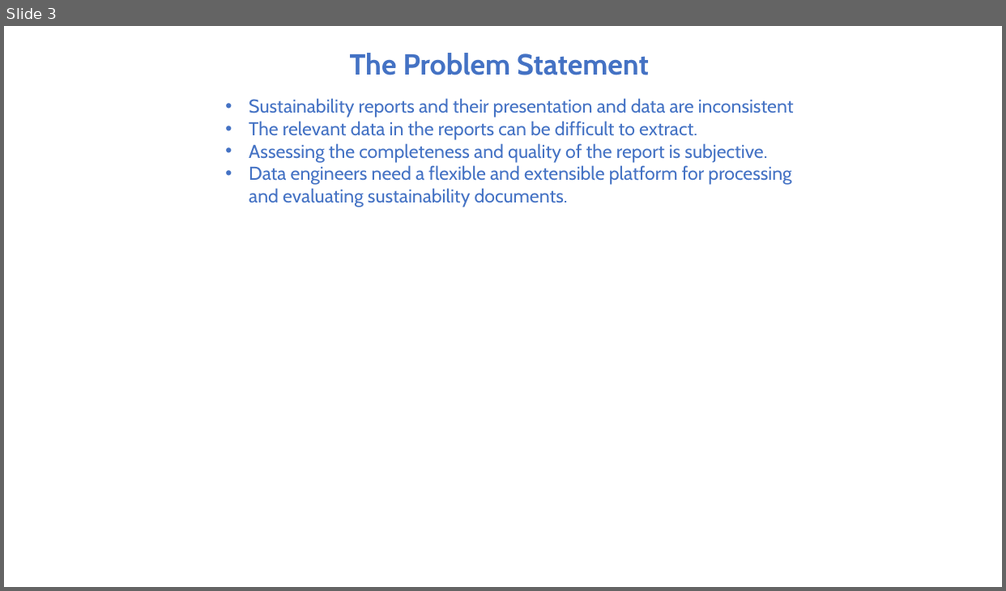
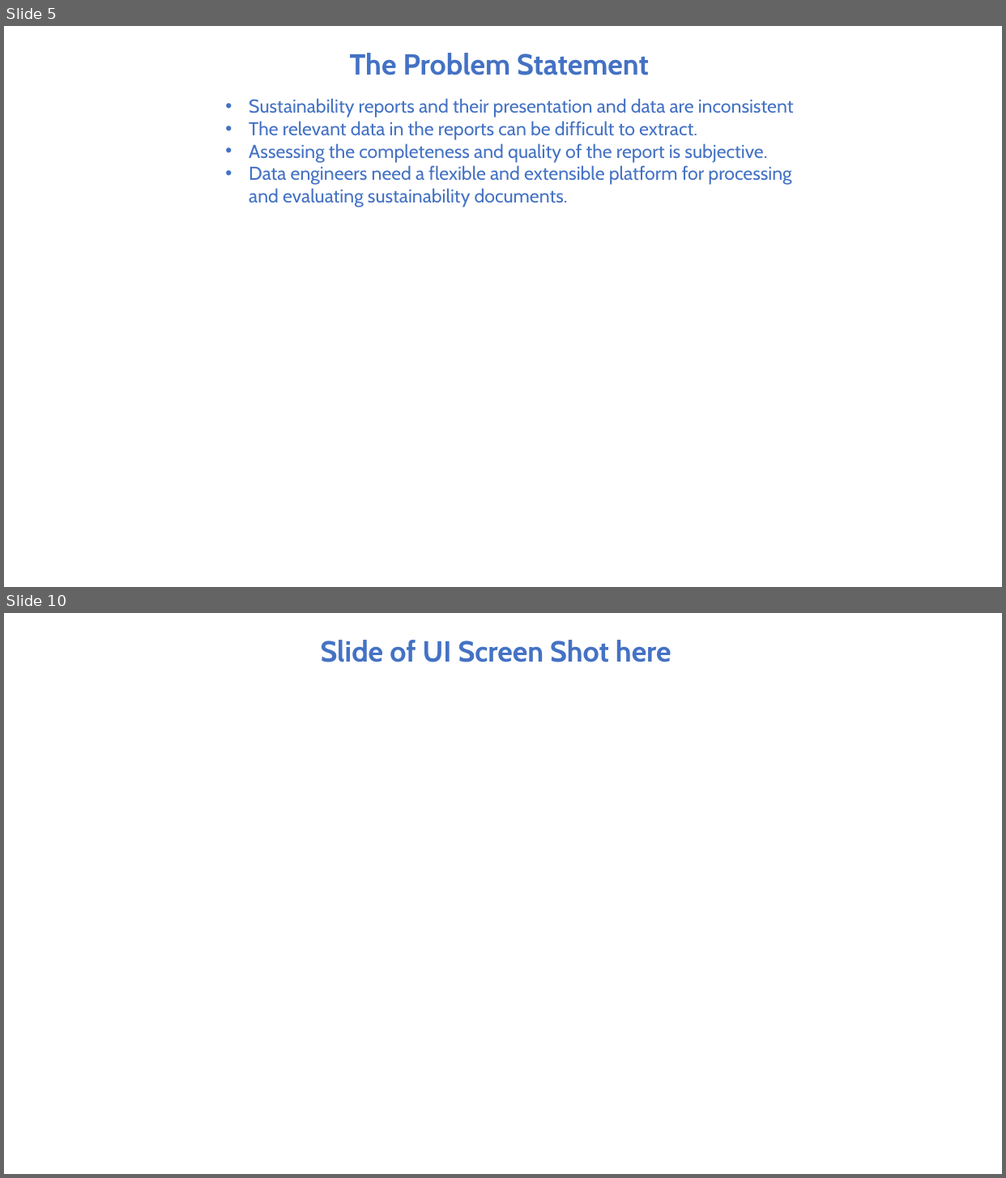
Before and after one commit to appliedcognetics/esgWorkshop, a slide deck: src/workshop/documents/presentation.pptx. Shown one above the other, each under a label of ours: slide 3 before the commit, slides 5 and 10 after it; the slides between them are not shown. The pictures are 1006x591 and 1006x1178 pixels, drawn with LibreOffice and Linux fonts; fonts in the diff are those of the drawing. Boxes give left, top, right and bottom in pixels: in the first picture for what was removed or moved away, otherwise in the second. Text is boxed around its words. In the diff, an @@ line names an element or a change of style, - is before the commit and + after.

```diff
--- a/src/workshop/documents/presentation.pptx
+++ b/src/workshop/documents/presentation.pptx
@@ slide 10 added at [4, 613, 1002, 1174], background #FFFFFF @@
@@ title added at [321, 640, 671, 662], 28 pt, text #4472C4, bold @@
+Slide of UI Screen Shot here
@@ what was slide 3 is now slide 5 @@
```
Also in this commit, not shown: 5 slides changed, 2 other slides added, 1 slide removed, 1 other file.
